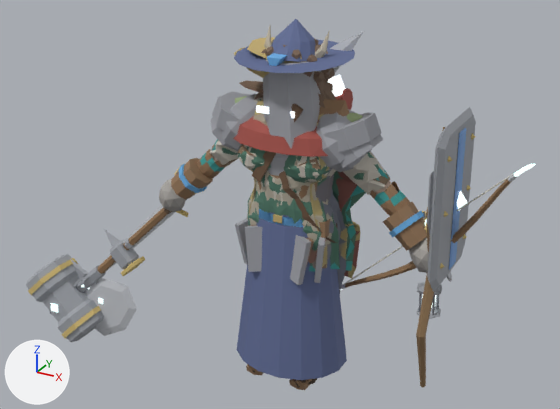
What one commit did to the glTF model art/creator/humanoid_heavy/export/humanoid_heavy_feminine.glb.
Both versions are drawn from a 50 mm lens placed at (1.87, -3.54, 2.83), pointed at (-0.16, 0.15, 0.98). The axes (+X, +Y, +Z) are drawn at lower left. The lights are the same throughout. The first picture is the older version. Vertices at exactly the same position are counted once.

In view in the first picture: 'part.arms.bracers', 'part.head.great_helm', 'part.head.wide_hat', 'part.offhand.shield', 'part.offhand.tower_shield', 'part.shoulders.pauldrons', 'part.shoulders.slabs', 'part.torso.ranger_tunic', 'part.torso.robe', 'part.torso.sleeved_shirt', 'part.waist.tassets', 'part.weapon.great_axe', 'part.weapon.maul' and 36 more.
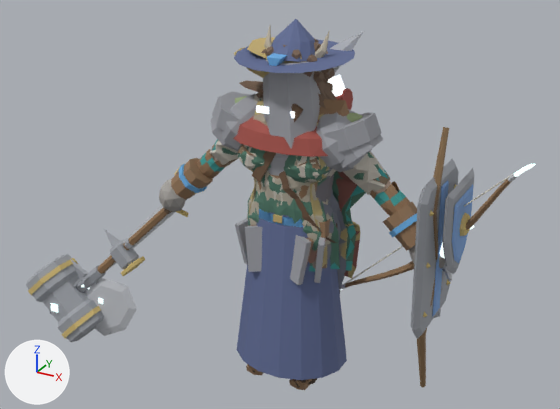
Location of each change, (x1, y1, x2, y2) in pixels of the pictures (560 x 409 px; the box of a moved part takes in the faces that stretch with it):
'part.offhand.tower_shield', reshaped: before (427, 107, 476, 292); after (411, 158, 459, 339)
'part.offhand.shield', reshaped (mostly hidden before): before (427, 171, 434, 235); after (442, 168, 474, 274)
part 1 of me_part_offhand_shield, moved or reshaped (mostly hidden before): before (427, 171, 434, 235); after (442, 168, 474, 274)
part 2 of me_part_offhand_shield, moved or reshaped (not visible before): after (460, 213, 470, 236)
part 3 of me_part_offhand_shield, moved or reshaped (not visible before): after (452, 184, 473, 263)
part 4 of me_part_offhand_tower_shield, moved or reshaped: before (427, 107, 476, 292); after (411, 158, 459, 339)
part 5 of me_part_offhand_tower_shield, moved or reshaped: before (457, 191, 468, 211); after (440, 243, 445, 258)
part 6 of me_part_offhand_tower_shield, moved or reshaped: before (449, 127, 466, 270); after (432, 180, 449, 316)

The change, as a list of edits to the scene's bpy script:
```text
Change me_part_offhand_shield:
    used by ob_part_offhand_shield; location = (0.0, 0.0, 0.0)
    remove me_part_offhand_shield.from_pydata(...)  # 93 vertices, 158 faces; spans x 0.78..0.94, y -0.2..0.22, z 0.916..1.493
    add me_part_offhand_shield.from_pydata(...)  # 93 vertices, 158 faces; spans x 0.78..1.031, y -0.215..0.205, z 0.882..1.402
    me_part_offhand_shield part 1: the loose piece of 21 vertices spanning x 0.83..0.876, y -0.2..0.22, z 0.972..1.493 is moved by (0.092, -0.015, -0.09)
    me_part_offhand_shield part 2: the loose piece of 17 vertices spanning x 0.879..0.926, y -0.055..0.075, z 1.198..1.328 is moved by (0.092, -0.015, -0.09)
    me_part_offhand_shield part 3: the loose piece of 21 vertices spanning x 0.864..0.887, y -0.146..0.165, z 1.043..1.428 is moved by (0.092, -0.015, -0.09)
    other edits to the shape of me_part_offhand_shield do not show in these pictures
Change me_part_offhand_tower_shield:
    used by ob_part_offhand_tower_shield; location = (0.0, 0.0, 0.0)
    remove me_part_offhand_tower_shield.from_pydata(...)  # 106 vertices, 164 faces; spans x 0.78..0.978, y -0.262..0.299, z 0.854..1.715
    add me_part_offhand_tower_shield.from_pydata(...)  # 106 vertices, 164 faces; spans x 0.78..0.93, y -0.313..0.248, z 0.586..1.447
    me_part_offhand_tower_shield part 4: the loose piece of 24 vertices spanning x 0.864..0.929, y -0.262..0.299, z 0.854..1.715 is moved by (-0.049, -0.051, -0.268)
    me_part_offhand_tower_shield part 5: the loose piece of 6 vertices spanning x 0.898..0.978, y -0.022..0.058, z 1.229..1.341 is moved by (-0.049, -0.051, -0.268)
    me_part_offhand_tower_shield part 6: the loose piece of 12 vertices spanning x 0.909..0.94, y -0.033..0.069, z 0.915..1.655 is moved by (-0.049, -0.051, -0.268)
    other edits to the shape of me_part_offhand_tower_shield do not show in these pictures
```
